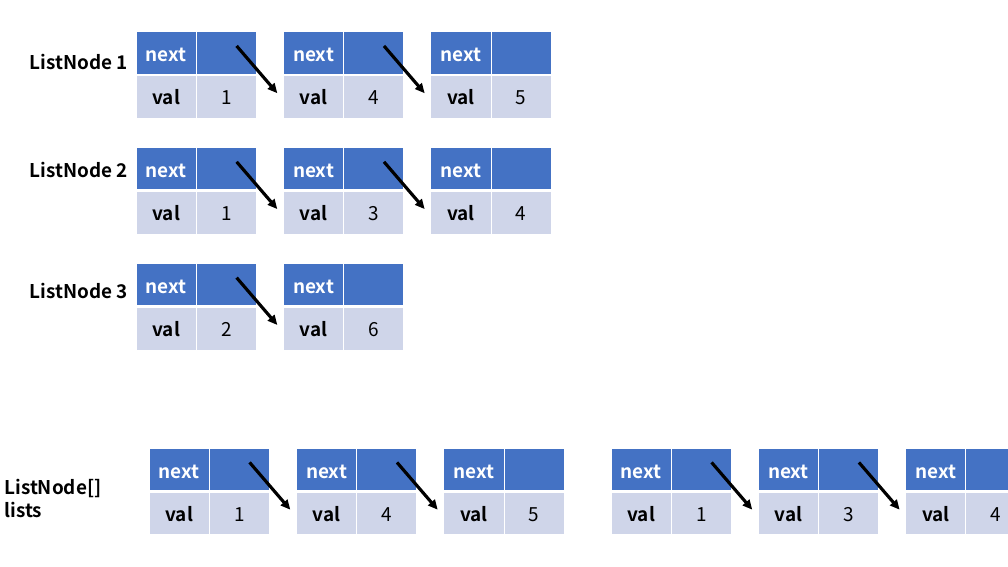
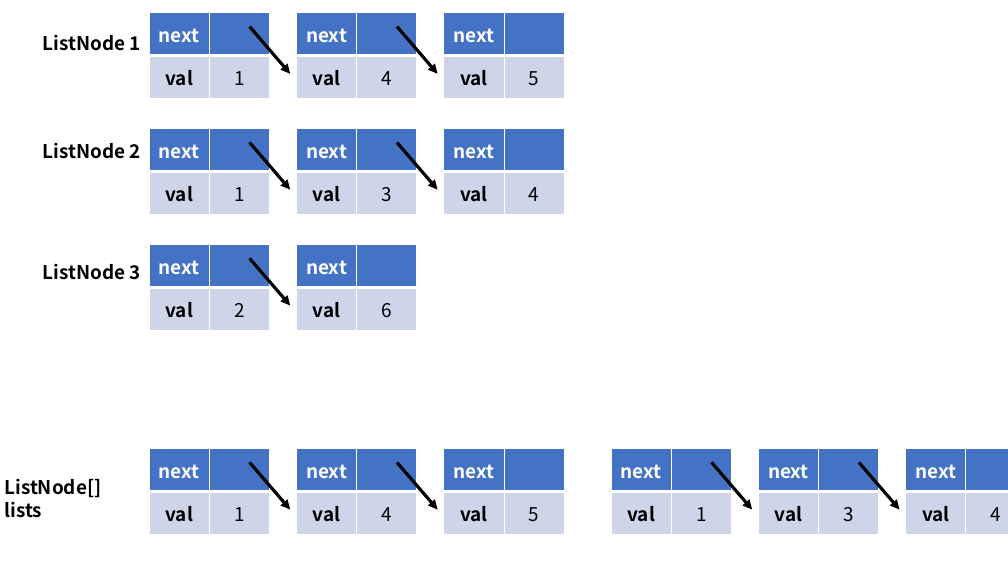
Before and after one commit to algokids/solution-code, a slide deck: slide 2 of LeetCode/LinkedList/23. Merge k Sorted Lists/Q23_MergeKSortLists_풀이.pptx (slide 3 before the commit). Drawn at 1008x567 pixels with LibreOffice and Linux fonts; fonts in the diff are those of the drawing. Boxes give left, top, right and bottom in pixels: in the first picture for what was removed or moved away, otherwise in the second. Text is boxed around its words. In the diff, an @@ line names an element or a change of style, - is before the commit and + after.

```diff
--- a/LeetCode/LinkedList/23. Merge k Sorted Lists/Q23_MergeKSortLists_풀이.pptx
+++ b/LeetCode/LinkedList/23. Merge k Sorted Lists/Q23_MergeKSortLists_풀이.pptx
@@ table: place and size @@
-table at box(284, 32, 403, 118)
+table at box(296, 13, 416, 206)
@@ table: place and size @@
-table at box(284, 147, 403, 234)
+table at box(296, 129, 416, 322)
@@ table: place and size @@
-table at box(136, 264, 256, 526)
+table at box(149, 244, 268, 330)
@@ 5 arrows, 4 tables, 3 texts: place and size @@
-5 arrows, 4 tables, 3 texts at box(30, 32, 551, 325)
+5 arrows, 4 tables, 3 texts at box(43, 13, 563, 306)
@@ table: place and size @@
-table at box(284, 264, 403, 350)
+table at box(296, 244, 416, 330)
```
Also in this commit, not shown: 11 other slides changed, 1 slide added, 2 slides removed.
